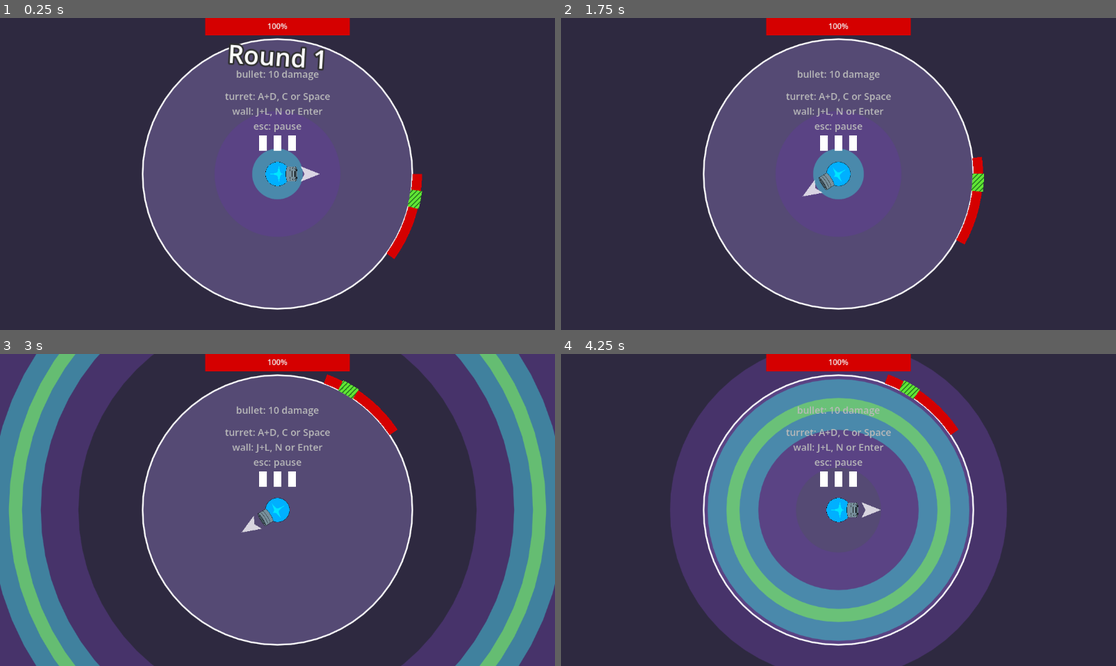
Above: before the commit, frames 1-4 (two rows, left to right).
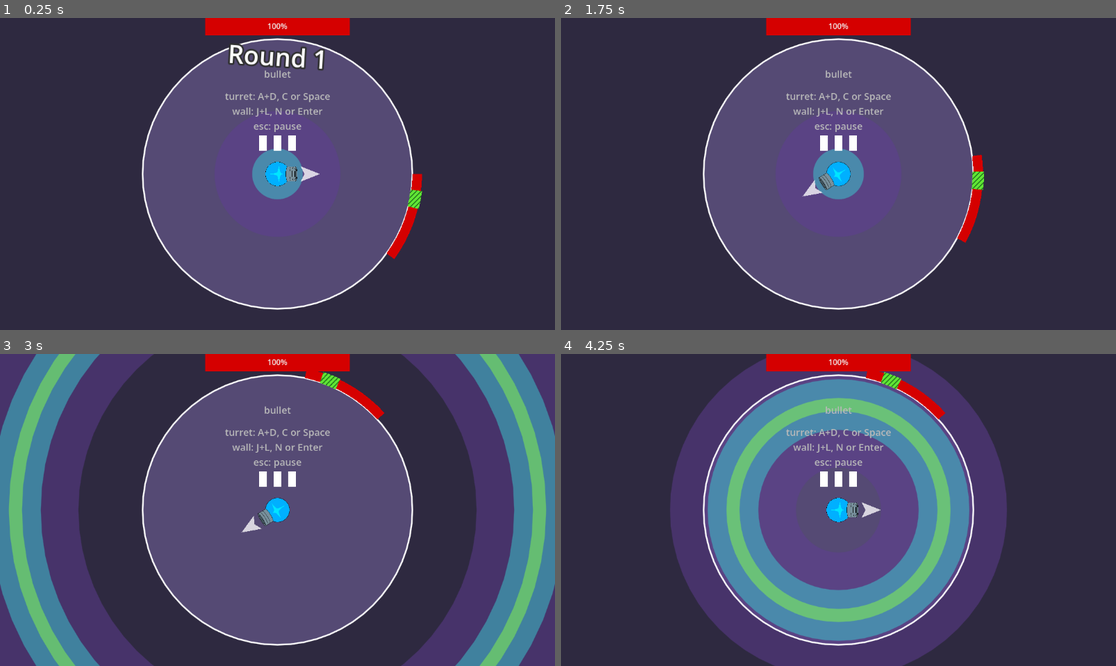
Above: after the commit, the same moments.

Repository: solirides/amazing-game
Game: Godot game, scene res://scenes/world/world.tscn
The game is run twice, just before and just after one commit, with the same random seed, the same clock (stepped at 60 frames per second) and the same inputs. The engine's default icon, where the game draws it, is replaced by a stand-in: a white triangle on a blue panel in a dark square.
Inputs (mouse positions are in pixels of both pictures, inside the frame that each line leads up to):
- Up to frame 1 (0.25 s): no input
- Up to frame 2 (1.75 s): move the mouse to (960, 158) at 0.52 s; hold Right (ui_right) 0.53-1.28 s; hold A (turret_ccw) 0.53-1.28 s; click (960, 158) at 0.67 s; tap D (turret_cw) at 0.8, 1.35 s; move the mouse to (727, 189) at 1.27 s; hold Down (ui_down) from 1.28 s (still down); tap J (wall_ccw) at 1.55 s
- Up to frame 3 (3 s): tap Enter at 2 s; move the mouse to (333, 441) at 2.02 s; release Down (ui_down) at 2.03 s; hold Right (ui_right) 2.03-2.78 s; hold J (wall_ccw) 2.03-2.78 s; tap L (wall_cw) at 2.3, 2.85 s; move the mouse to (249, 572) at 2.77 s; hold Up (ui_up) from 2.78 s (still down); click (249, 572) at 2.92 s
- Up to frame 4 (4.25 s): tap A (turret_ccw) at 3.05 s; move the mouse to (1005, 556) at 3.52 s; release Up (ui_up) at 3.53 s; hold Left (ui_left) from 3.53 s (still down); hold D (turret_cw) from 3.53 s (still down); click (1005, 556) at 3.6 s

The runs differ from the first frame. In frame 1, 0.2% of the frame differs, in the area x 42-58%, y 16-21%; in frame 2, 0.2%; in frame 3, 0.6%, in the area x 42-72%, y 5-27%; in frame 4, 0.6%.

Commit message:
scuffed upgrades

Diff:
--- a/amazing-game/modules/cards/cards.gd
+++ b/amazing-game/modules/cards/cards.gd
@@ -5,6 +5,11 @@
 signal card_played(clicked_card: Cards, player_id: int, type: CardType)
 
 enum CardType {DAMAGE, SPEED, HEALTH}
+const card_to_string = {
+	CardType.DAMAGE : "damage",
+	CardType.SPEED : "speed",
+	CardType.HEALTH : "health"
+}
 
 @export var damage_texture: Texture2D
 @export var speed_texture: Texture2D
--- a/amazing-game/modules/gui/gui.gd
+++ b/amazing-game/modules/gui/gui.gd
@@ -11,6 +11,7 @@
 	display_round_text()
 
 func display_round_text():
+	print("display text")
 	var text = "Round " + str(GameManager.world.round_num)
 	round_label.text = text
 	anim_player.play("round")
--- a/amazing-game/modules/player/player.gd
+++ b/amazing-game/modules/player/player.gd
@@ -1,8 +1,8 @@
 class_name Player
 extends RigidBody2D
 
-
-@export var base_speed:float = 12
+@export var base_damage:int = 20
+@export var base_speed:float = 6.0
 @export var base_accel:float = 200
 @export var base_decel:float = 3
 @export var base_health:int = 100
@@ -14,10 +14,18 @@
 @onready var decel = base_decel
 @onready var speed = base_speed
 @onready var ammo = base_ammo
+@onready var bullet_damage = base_damage
+
 var theta = 0
 var can_move = true
 var alive_state = true
 var can_shoot = false
+
+var upgrades = {
+	"health":0,
+	"speed":0,
+	"damage":0
+}
 
 #var max_damage_in_tick = 0
 
@@ -85,6 +93,20 @@
 		modulate_tween.kill()
 	modulate = Color(1,1,1,1)
 
+func calculate_upgrades():
+	pass
+
+func add_upgrade(stat:String):
+	if stat not in upgrades.keys():
+		upgrades[stat] = 0
+	upgrades[stat] += 1
+
+	var upgrade_amount = 0.10
+
+	self.set(stat, self.get("base_" + stat) * (1.0 + upgrades[stat] * upgrade_amount))
+	print(stat + " " + str(self.get(stat)))
+
+
 #func _physics_process(delta: float) -> void:
 	#if max_damage_in_tick > 0:
 		#damage(max_damage_in_tick)
--- a/amazing-game/modules/player/turret.gd
+++ b/amazing-game/modules/player/turret.gd
@@ -1,15 +1,15 @@
 extends Player
 
-@export var rotation_speed = 0.1
+#@export var rotation_speed = 0.1
 @export var bullet_speed = 1000
-@export var base_damage = 20
+
 @export var infinite_shooting = false
 
 @export var circle_node:Node
 
 # ligma ligma on the wall
 # whos is the skibibidiest onf them all
-@onready var bullet_damage = base_damage
+
 
 var last_pulse_state_time = 0
 var pulse_state = [0, false]
@@ -74,9 +74,9 @@
 			shoot(damage)
 	if can_move:
 		if Input.is_action_pressed("turret_ccw"):
-			theta -= rotation_speed
+			theta -= speed * delta
 		if Input.is_action_pressed("turret_cw"):
-			theta += rotation_speed
+			theta += speed * delta
 	$Sprite2D.global_rotation = theta + PI*0.5
 
 func _input(event: InputEvent) -> void:
--- a/amazing-game/modules/player/wall.gd
+++ b/amazing-game/modules/player/wall.gd
@@ -43,9 +43,9 @@
 		#angular_velocity = clamp(angular_velocity, -speed/inner_radius, speed/inner_radius)
 
 		if Input.is_action_pressed("wall_ccw"):
-			theta -= speed / inner_radius * delta
+			theta -= speed * delta
 		if Input.is_action_pressed("wall_cw"):
-			theta += speed / inner_radius * delta
+			theta += speed * delta
 
 		self.rotation = theta
 		#self.global_position = Vector2(1,0).rotated(theta)
--- a/amazing-game/scenes/world/world.gd
+++ b/amazing-game/scenes/world/world.gd
@@ -143,6 +143,17 @@
 func _on_upgrade_selected(player_id: int, type: Cards.CardType):
 	print("player " + str(player_id) + " selected " + str(type))
 
+	var player
+	if player_id == 0:
+		player = turret_node
+	else:
+		player = wall_node
+
+	var stat = Cards.card_to_string[type]
+
+	# very sketchy way to change the enum into a string
+	player.add_upgrade(stat)
+
 func _on_upgrades_finished():
 	advance_round()
 
--- a/amazing-game/scenes/world/world.tscn
+++ b/amazing-game/scenes/world/world.tscn
@@ -40,6 +40,7 @@
 circle_node = NodePath("../CircleDisplay")
 
 [node name="Wall" parent="." unique_id=858099970 instance=ExtResource("2_rwgxs")]
+base_speed = 2.0
 base_health = 100
 
 [node name="PinJoint2D" type="PinJoint2D" parent="." unique_id=1980028934]
@@ -76,7 +77,7 @@
 offset_bottom = -178.0
 grow_horizontal = 2
 grow_vertical = 2
-text = "bullet: 10 damage"
+text = "bullet"
 label_settings = SubResource("LabelSettings_k0juu")
 horizontal_alignment = 1
 vertical_alignment = 1
